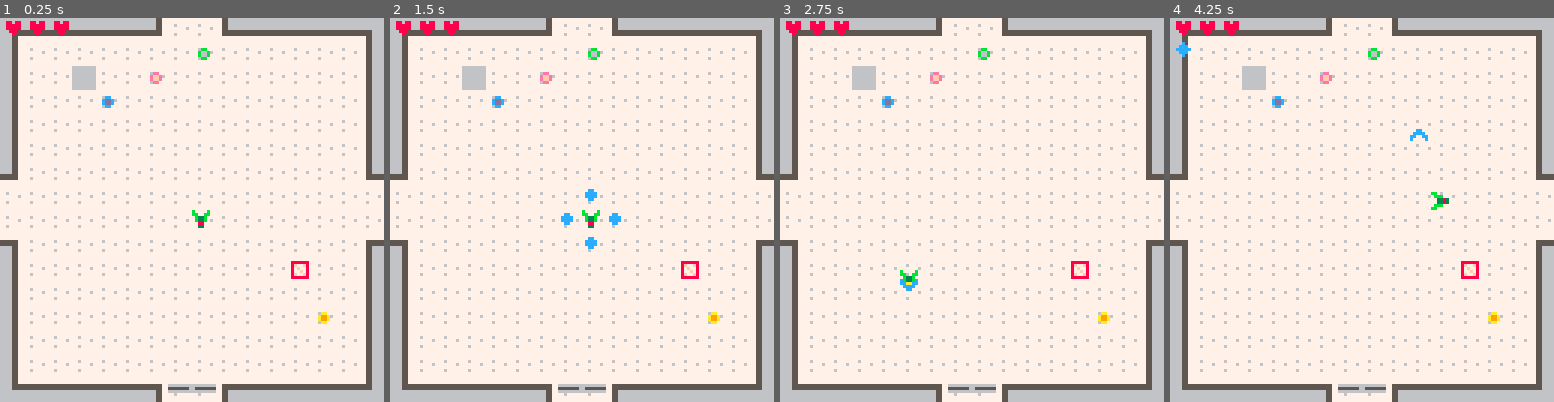
Above: before the commit, frames 1-4 (left to right).
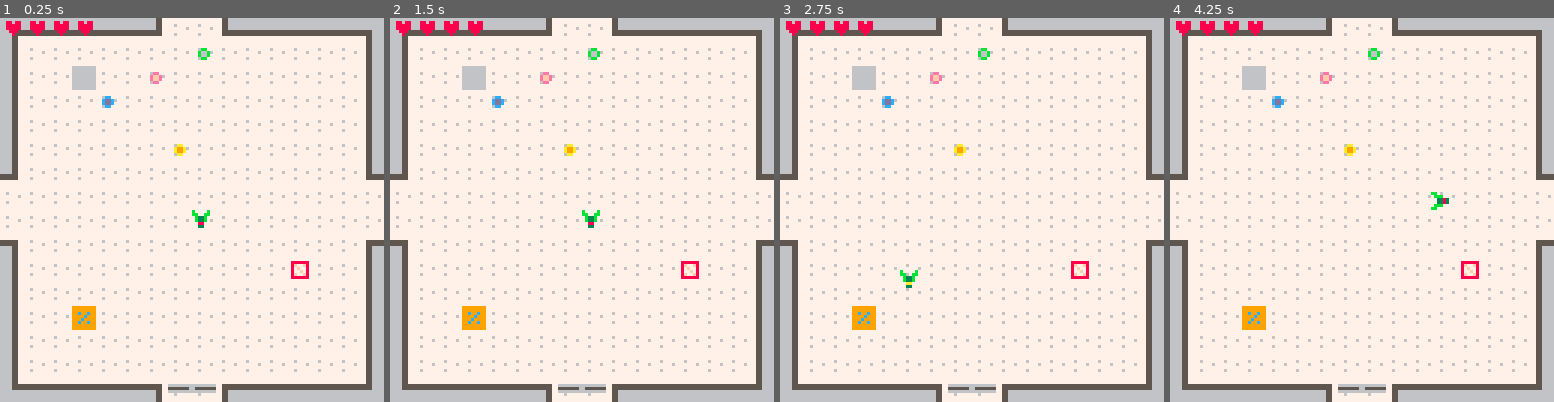
Above: after the commit, the same moments.

Repository: acwright/PICO-8
Game: PICO-8 cartridge ldjam/ldjam.p8
Two runs of this game, one before a commit and one after it. Both use one fixed random seed, a clock stepped at 60 frames per second and the inputs below.
Inputs:
- Up to frame 1 (0.25 s): no input
- Up to frame 2 (1.5 s): tap O (Z key) at 0.33, 0.7, 1.43 s; tap X (X key) at 1.07 s
- Up to frame 3 (2.75 s): hold Left 1.97-2.37 s; tap X (X key) at 2.07, 2.4, 2.73 s; tap O (Z key) at 2.22 s; hold Down from 2.42 s (still down)
- Up to frame 4 (4.25 s): release Down at 2.82 s; hold Right 2.87-3.53 s; tap X (X key) every 0.33 s from 3.07 to 4.07 s; tap O (Z key) at 3.1, 3.98 s; hold Up 3.58-4.08 s; hold Right from 4.13 s (still down)

The runs differ from the first frame. In frame 1, 0.6% of the frame differs, in the area x 18-86%, y 0-82%; in frame 2, 0.9%; in frame 3, 0.7%; in frame 4, 0.8%.

Commit message:
heal and level up

Diff:
--- a/ldjam/ldjam.p8
+++ b/ldjam/ldjam.p8
@@ -103,21 +103,43 @@
 
  return hit
 end
-
-function hit(obj1,obj2)
-	local hit=false
-
- local xd=abs((obj1.x+(obj1.w/2))-(obj2.x+(obj2.w/2)))
- local xs=obj1.w*0.5+obj2.w*0.5
- local yd=abs((obj1.y+(obj1.h/2))-(obj2.y+(obj2.h/2)))
- local ys=obj1.h/2+obj2.h/2
-
- if xd<xs and yd<ys then
-  hit=true
- end
-
- return hit
-end
+-- for item in all(level.room.items) do
+-- 		if hit(self,item) and fget(item.sprite,1) then
+-- 			self.y=ly
+-- 		end
+-- 		if hit(self,item) and fget(item.sprite,2) then
+-- 			level.room:unlock()
+-- 		end
+-- end
+function hit(obj,flag)
+	for item in all(level.room.items) do
+		if fget(item.sprite,flag) then
+			local xd=abs((obj.x+(obj.w/2))-(item.x+(item.w/2)))
+			local xs=obj.w*0.5+item.w*0.5
+			local yd=abs((obj.y+(obj.h/2))-(item.y+(item.h/2)))
+			local ys=obj.h/2+item.h/2
+
+			if xd<xs and yd<ys then
+				return item
+			end
+		end
+	end
+	return nil
+end
+-- function hit(obj1,obj2)
+-- 	local hit=false
+--
+--  local xd=abs((obj1.x+(obj1.w/2))-(obj2.x+(obj2.w/2)))
+--  local xs=obj1.w*0.5+obj2.w*0.5
+--  local yd=abs((obj1.y+(obj1.h/2))-(obj2.y+(obj2.h/2)))
+--  local ys=obj1.h/2+obj2.h/2
+--
+--  if xd<xs and yd<ys then
+--   hit=true
+--  end
+--
+--  return hit
+-- end
 -->8
 --objects
 
@@ -135,11 +157,11 @@
 		o_sprite=24,
 		sprite=24,
 		frame=0,
-		level=4,
-		health=3,
+		level=1,
+		health=4,
 		max_health=0,
 		energy=0,
-		max_energy=3,
+		max_energy=0,
 		rest=0,
 		rest_period=20,
 		holding={left=0,right=0,up=0,down=0},
@@ -152,14 +174,7 @@
 				-- self.v_x=-1
 				self.holding.left+=1
 				if (mhit(self,1)) self.x=lx
-				for item in all(level.room.items) do
-						if hit(self,item) and fget(item.sprite,1) then
-							self.x=lx
-						end
-						if hit(self,item) and fget(item.sprite,2) then
-							level.room:unlock()
-						end
-				end
+				if (hit(self,1)) self.x=lx
 			else
 				--no longer holding
 				self.holding.left=0
@@ -169,17 +184,7 @@
 				-- self.v_x=1
 				self.holding.right+=1
 				if (mhit(self,1)) self.x=lx
-				for item in all(level.room.items) do
-						if hit(self,item) and fget(item.sprite,1) then
-							self.x=lx
-						end
-						if hit(self,item) and fget(item.sprite,2) then
-							level.room:unlock()
-						end
-						if hit(self,item) and fget(item.sprite,3) then
-							player:level_up()
-						end
-				end
+				if (hit(self,1)) self.x=lx
 			else
 				--no longer holding
 				self.holding.right=0
@@ -189,14 +194,7 @@
 				-- self.v_y=-1
 				self.holding.up+=1
 				if (mhit(self,1)) self.y=ly
-				for item in all(level.room.items) do
-						if hit(self,item) and fget(item.sprite,1) then
-							self.y=ly
-						end
-						if hit(self,item) and fget(item.sprite,2) then
-							level.room:unlock()
-						end
-				end
+				if (hit(self,1)) self.y=ly
 			else
 					--no longer holding
 					self.holding.up=0
@@ -206,14 +204,7 @@
 				-- self.v_y=1
 				self.holding.down+=1
 				if (mhit(self,1)) self.y=ly
-				for item in all(level.room.items) do
-						if hit(self,item) and fget(item.sprite,1) then
-							self.y=ly
-						end
-						if hit(self,item) and fget(item.sprite,2) then
-							level.room:unlock()
-						end
-				end
+				if (hit(self,1)) self.y=lx
 			else
 				--no longer holding
 				self.holding.down=0
@@ -242,14 +233,19 @@
 			self.sprite=self.o_sprite+self.frame
 			self.frame+=1
 
-			for item in all(level.room.items) do
-					if hit(self,item) and fget(item.sprite,1) then
-					 self.x=lx self.y=ly
-					end
-					if hit(self,item) and fget(item.sprite,2) then
-					 level.room:unlock()
-					end
-			end
+			--effects
+			--switch
+			if (hit(self,2)) level.room:unlock()
+			--level_up
+			local level_up=hit(self,4)
+			if level_up then
+				self.level+=1
+				self.energy+=1
+				self.max_energy+=1
+				del(level.room.items,level_up)
+			end
+			--heal
+			if (hit(self,6) and self.health<=4) self.health=4
 
 			if self.x<-8 then
 				local next_dir=level.room.dirs[1]
@@ -291,10 +287,10 @@
 			--secondary
 			if btnp(4) then
 				if self.level>2 and self.energy>=3 then
-					add(waves,init_wave(self.x,self.y,1,0,self.level*4))
-					add(waves,init_wave(self.x,self.y,-1,0,self.level*4))
-					add(waves,init_wave(self.x,self.y,0,1,self.level*4))
-					add(waves,init_wave(self.x,self.y,0,-1,self.level*4))
+					add(waves,init_wave(self.x,self.y,1,0,self.level*5))
+					add(waves,init_wave(self.x,self.y,-1,0,self.level*5))
+					add(waves,init_wave(self.x,self.y,0,1,self.level*5))
+					add(waves,init_wave(self.x,self.y,0,-1,self.level*5))
 					self.energy-=3
 				end
 			end
@@ -313,7 +309,7 @@
 					v_x=1
 				end
 
-				local wave=init_wave(self.x,self.y,v_x,v_y,self.level*4)
+				local wave=init_wave(self.x,self.y,v_x,v_y,self.level*5)
 				add(waves,wave)
 				self.energy-=1
 			end
@@ -444,7 +440,7 @@
 		alt_sprite=false,
 		x=x,
 		y=y,
-		v=2,
+		v=3,
 		v_x=v_x,
 		v_y=v_y,
 		flip_x=false,
@@ -627,10 +623,11 @@
 		init_item(7,15,6),
 		init_item(8,15,7),
 		init_item(12,10,38),
-		init_item(13,12,48),
+		init_item(7,5,48),
 		init_item(4,3,49),
 		init_item(6,2,50),
-		init_item(8,1,51)
+		init_item(8,1,51),
+		init_item(3,12,39)
 	}
 
 	local room_19=init_room()
@@ -739,7 +736,7 @@
 00455555555554000045555555555400004555555555540000455555555554000045555555555400004555555555540000455555555554000045555555555400
 00444444444444000044444444444400004444444444440000444444444444000044444444444400004444444444440000444444444444000044444444444400
 __gff__
-0002020202020a0a02020202020000000202000202020a0a0000000000000000800202020000040400000000000000000404040402020202000000000000000000000000000000000000000000000000000000000000000000000000000000000000000000000000000000000000000000000000000000000000000000000000
+0002020202020a0a02020202020000000202000202020a0a0000000000000000800202020000044000000000000000001010101002020202000000000000000000000000000000000000000000000000000000000000000000000000000000000000000000000000000000000000000000000000000000000000000000000000
 0000000000000000000000000000000000000000000000000000000000000000000000000000000000000000000000000000000000000000000000000000000000000000000000000000000000000000000000000000000000000000000000000000000000000000000000000000000000000000000000000000000000000000
 __map__
 0102020202020412120502020202020301020202020204121205020202020203010202020202020202020202020202030102020202031112121301020202020301020202020202020202020202020203010202020202041212130102020202030102020202020412120502020202020301020202020311121205020202020203
